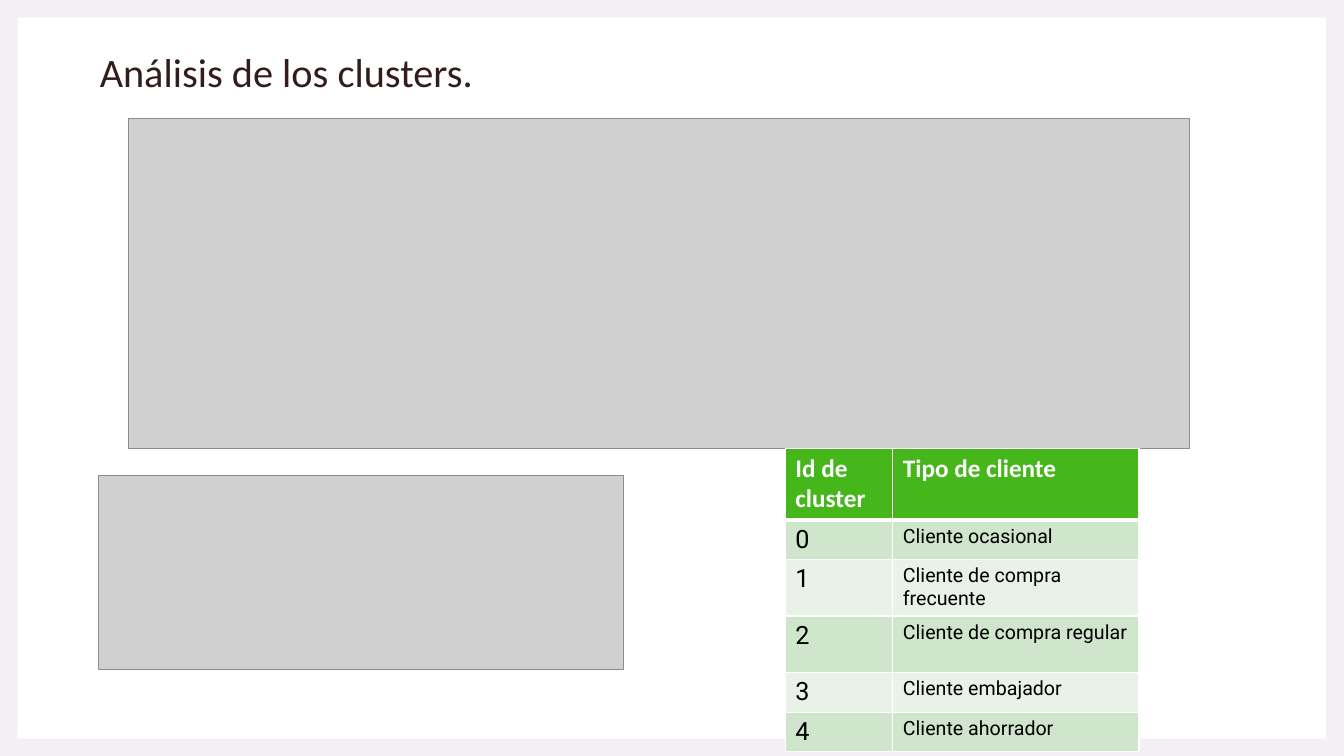
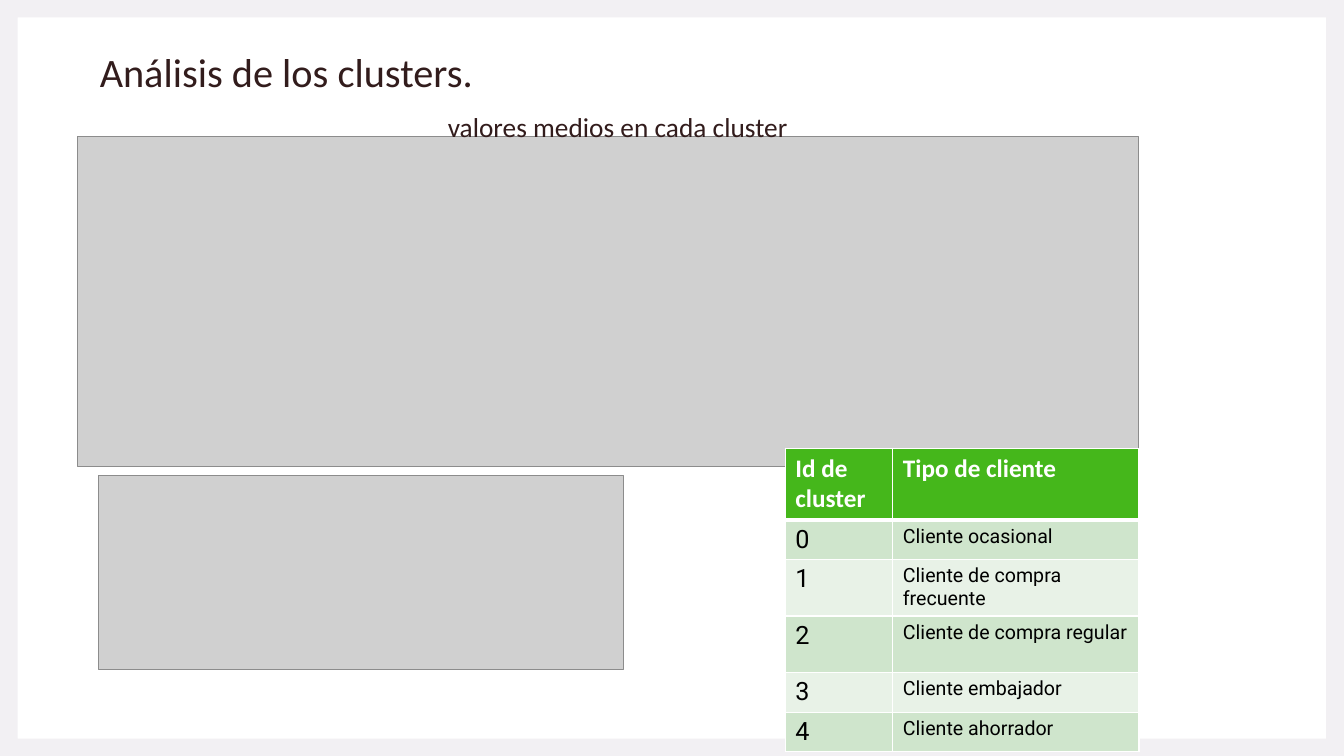
Before and after one commit to isipavelek/Diplo, a slide deck: slide 12 of Modulo 3/Presentacion.pptx. Drawn at 1344x756 pixels with LibreOffice and Linux fonts; fonts in the diff are those of the drawing; grey boxes stand for pictures. Boxes give left, top, right and bottom in pixels: in the first picture for what was removed or moved away, otherwise in the second. Text is boxed around its words. In the diff, an @@ line names an element or a change of style, - is before the commit and + after.

```diff
--- a/Modulo 3/Presentacion.pptx
+++ b/Modulo 3/Presentacion.pptx
@@ text added at (448, 118, 788, 138), 19.5 pt, text #321C1C @@
+valores medios en cada cluster
@@ picture: place and size @@
-picture at (129, 118, 1191, 449)
+picture at (78, 137, 1139, 468)
```
Also in this commit, not shown: 1 other slide changed.
